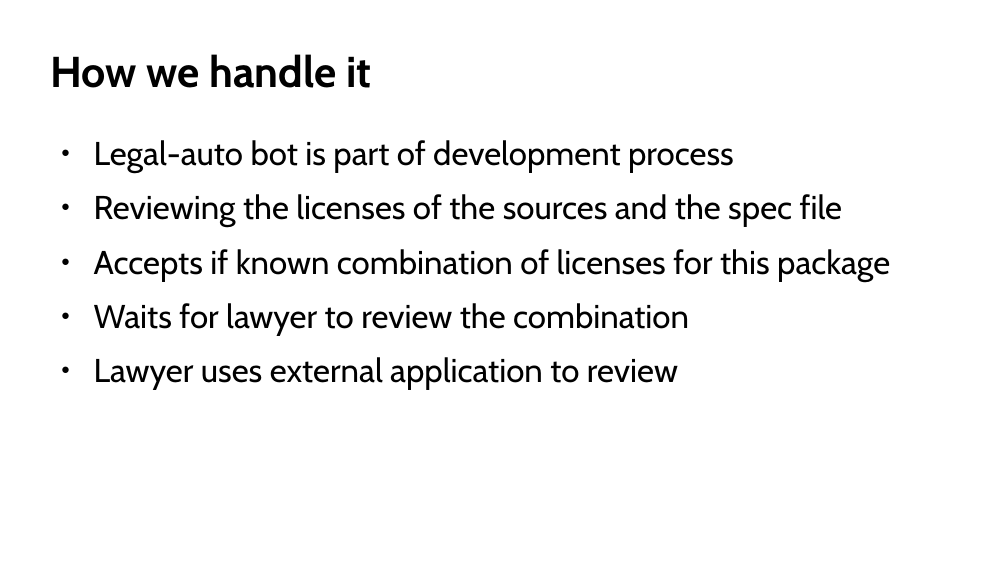
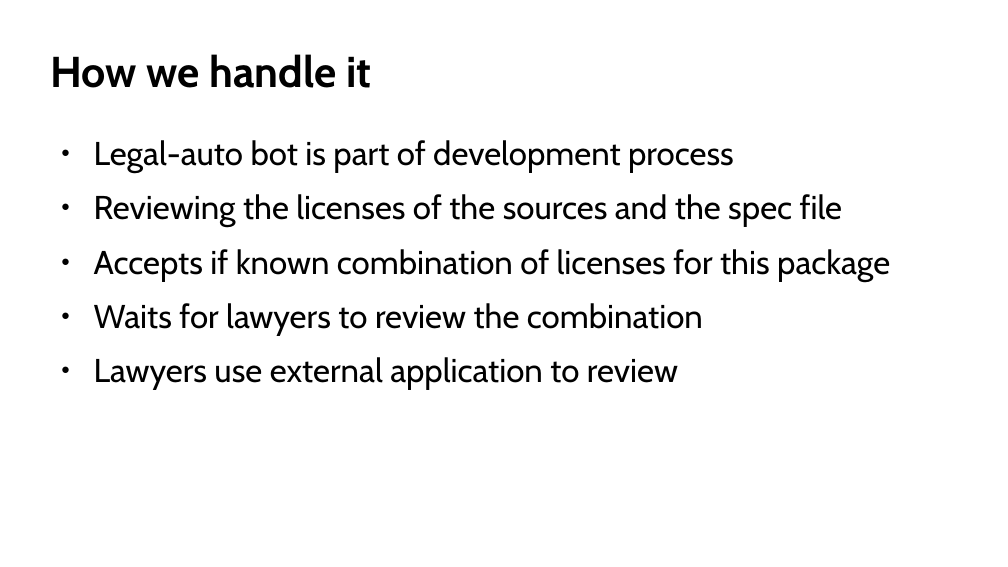
Before and after one commit to coolo/drunken-adventure, a slide deck: slide 14 of osc2017-2/cavil.odp (slide 13 before the commit). Drawn at 1008x567 pixels with LibreOffice and Linux fonts; fonts in the diff are those of the drawing; background and template pictures are left out. Boxes give left, top, right and bottom in pixels: in the first picture for what was removed or moved away, otherwise in the second. Text is boxed around its words. In the diff, an @@ line names an element or a change of style, - is before the commit and + after.

```diff
--- a/osc2017-2/cavil.odp
+++ b/osc2017-2/cavil.odp
@@ text at box(94, 303, 703, 390): text changed @@
-● Waits for lawyer to review the combination
-● Lawyer uses external application to review
+● Waits for lawyers to review the combination
+● Lawyers use external application to review
```
Also in this commit, not shown: 3 other slides changed, 4 slides added.
